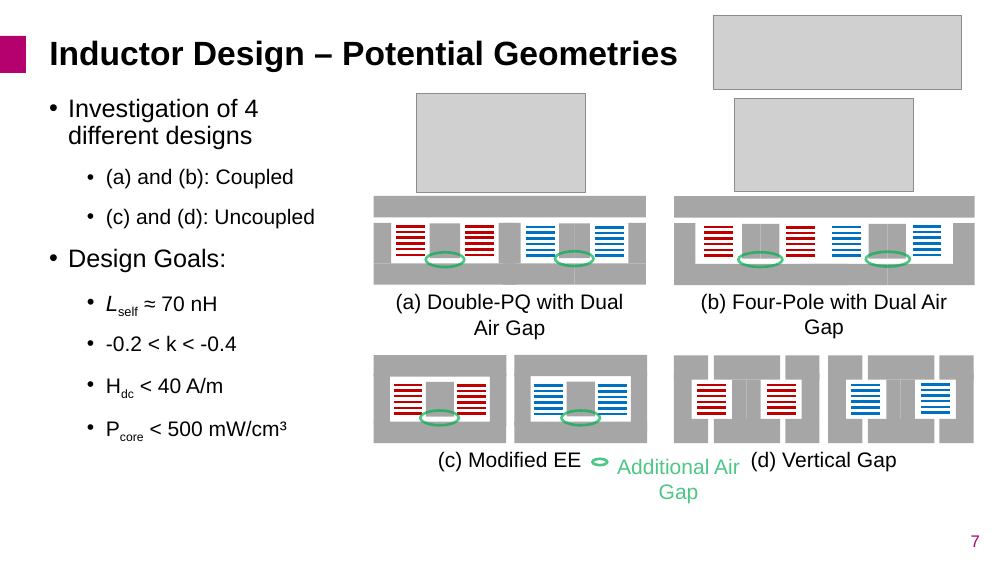
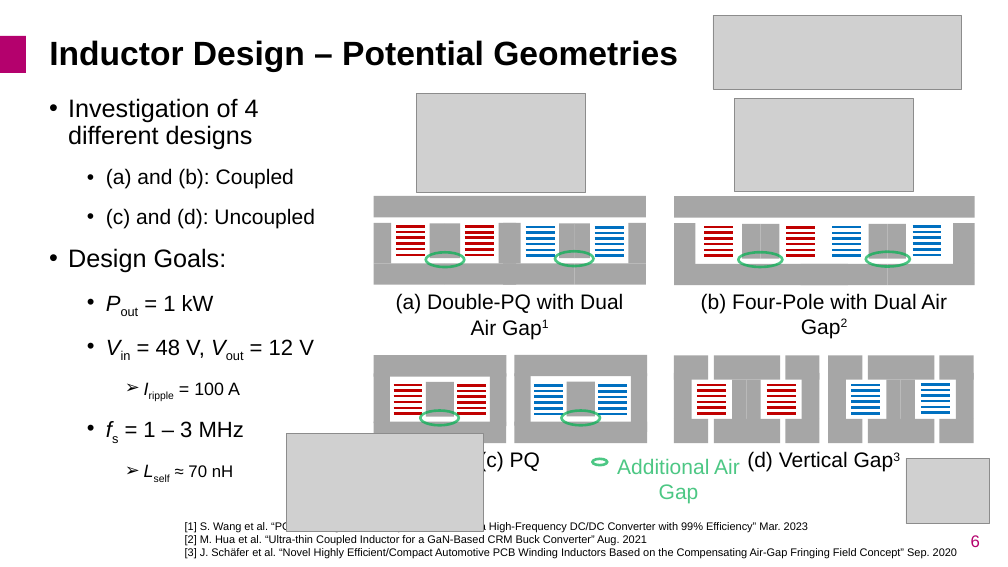
Before and after one commit to Keilomatico/IPEC2026_Coupled_Inductor_Buck, a slide deck: slide 6 of Presentation/IPEC2026_Adrian-Keil_Coupled-Inductor-Buck.pptx (slide 7 before the commit). Drawn at 1008x567 pixels with LibreOffice and Linux fonts; fonts in the diff are those of the drawing; grey boxes stand for pictures; background and template pictures are left out. Boxes give left, top, right and bottom in pixels: in the first picture for what was removed or moved away, otherwise in the second. Text is boxed around its words. In the diff, an @@ line names an element or a change of style, - is before the commit and + after.

Commit message:
Added latest presentations

```diff
--- a/Presentation/IPEC2026_Adrian-Keil_Coupled-Inductor-Buck.pptx
+++ b/Presentation/IPEC2026_Adrian-Keil_Coupled-Inductor-Buck.pptx
@@ text at [143,295,314,438]: paragraphs added @@
+  • Pout = 1 kW
+  • Vin = 48 V, Vout = 12 V
+    ➢ Iripple = 100 A
+  • fs = 1 – 3 MHz
@@ text at [396,293,623,335]: text changed @@
-(a) Double-PQ with Dual Air Gap
+(a) Double-PQ with Dual Air Gap1
@@ text at [701,293,947,313]: text changed @@
-(b) Four-Pole with Dual Air Gap
+(b) Four-Pole with Dual Air Gap2
@@ text at [106,335,287,437]: paragraphs removed @@
-  • -0.2 < k < -0.4
-  • Hdc < 40 A/m
-  • Pcore < 500 mW/cm³
@@ picture added at [287,433,483,532] @@
@@ text at [188,465,233,477]: size 21 to 17 pt in "Lself"; size 20 to 16 pt in "≈ 70 nH"; bullet • to ➢; list level 2 to 3 in "Lself ≈ 70 nH" @@
@@ text at [479,451,540,472]: text changed @@
-(c) Modified EE
+(c) PQ
@@ text at [747,451,848,472]: text changed @@
-(d) Vertical Gap
+(d) Vertical Gap3
@@ picture added at [906,458,990,523] @@
@@ text added at [185,521,957,559], 10.5 pt, text #000000 @@
+[1] S. Wang et al. “PCB Winding-Based Coupled Inductor for a High-Frequency DC/DC Converter with 99% Efficiency” Mar. 2023
+[2] M. Hua et al. “Ultra-thin Coupled Inductor for a GaN-Based CRM Buck Converter” Aug. 2021
+[3] J. Schäfer et al. “Novel Highly Efficient/Compact Automotive PCB Winding Inductors Based on the Compensating Air-Gap Fringing Field Concept” Sep. 2020
@@ page number at [971,535,980,547]: text changed @@
-7
+6
```
Also in this commit, not shown: 3 other slides changed, 1 slide added, 2 other files.
